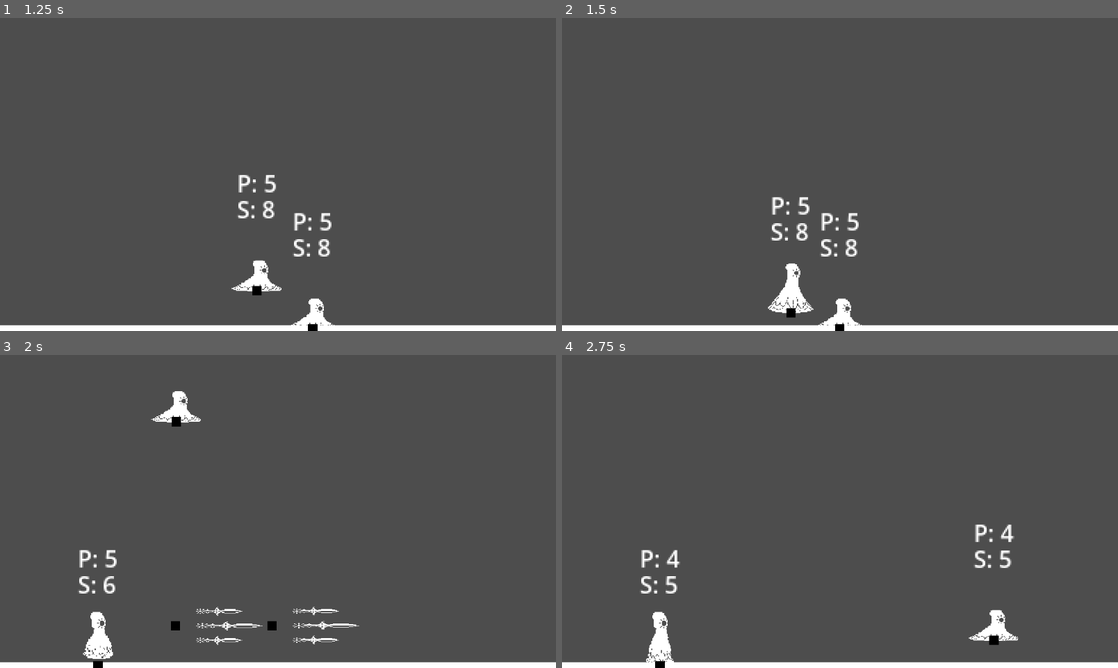
Above: before the commit, frames 1-4 (two rows, left to right).
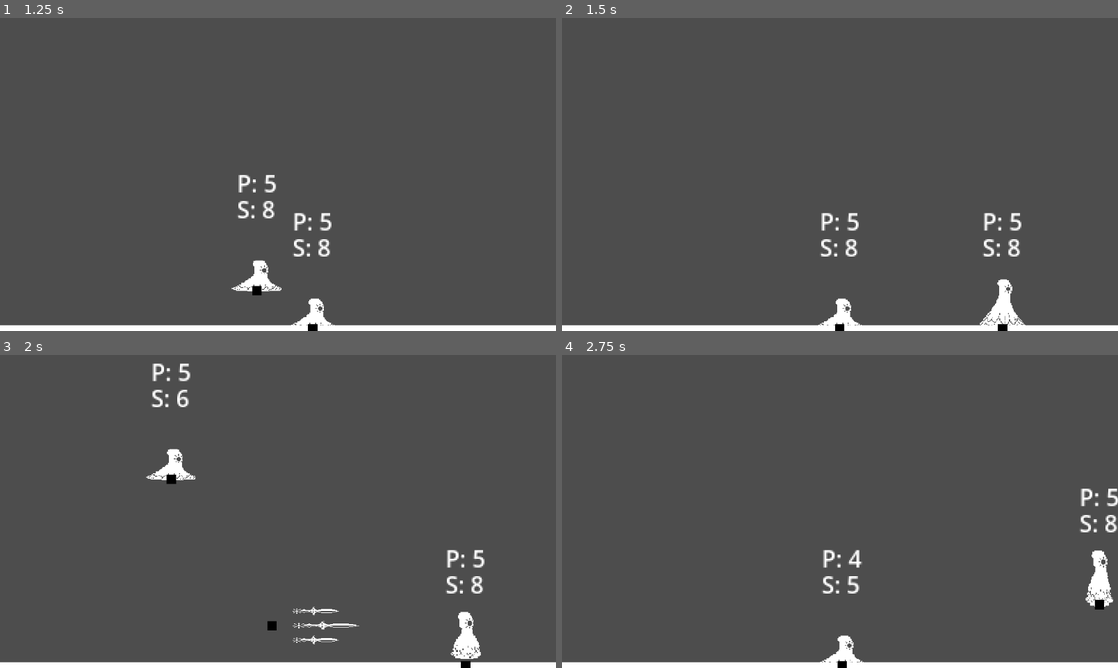
Above: after the commit, the same moments.

Repository: Hospitalguy101/1-bit-game
Game: Godot game, scene res://Scenes/game.tscn
Same seed, same stepped clock (60 frames per second), same inputs: the game is played once before the commit and once after it.
Inputs:
- Up to frame 1 (1.25 s): tap Enter at 0.5 s; hold Right (move_right) from 0.53 s (still down); hold S (crouch) from 0.53 s (still down); tap W (jump) at 0.77, 1.07 s; tap V (grab) at 0.8 s
- Up to frame 2 (1.5 s): release Right (move_right) at 1.28 s; release S (crouch) at 1.28 s; hold A (move_left) from 1.28 s (still down); tap V (grab) at 1.35 s
- Up to frame 3 (2 s): keep holding A (move_left); tap W (jump) at 1.52, 1.82 s; tap C (heavy_attack) at 1.55 s
- Up to frame 4 (2.75 s): release A (move_left) at 2.03 s; hold Right (move_right) from 2.03 s (still down); hold C (heavy_attack) from 2.03 s (still down); tap Z (light_attack) at 2.3 s

Frame 1 is identical in both runs. In frame 2, 1.9% of the frame differs, in the area x 37-84%, y 57-100%; in frame 3, 3.1%; in frame 4, 3.1%, in the area x 14-100%, y 42-100%.
Error after the commit: Cannot call method 'queue_free' on a null value. (res://Characters/Hitboxes/grabbox.gd:57)

Commit message:
finalized grabbing maybe

Diff:
--- a/Characters/BaseCharacter.gd
+++ b/Characters/BaseCharacter.gd
@@ -42,22 +42,18 @@
 
 
 	#throw controls
-	if grabbing:
+	if grabbing and $Grabbox.enemy:
 		if Input.is_action_pressed("jump"):
-			if id == 0: print($Grabbox.held_body);
-			throw(0);
+			$Grabbox.throw(0);
 			grabbing = false;
 		if Input.is_action_pressed("move_left"):
-			if id == 0: print($Grabbox.held_body);
-			throw(1);
+			$Grabbox.throw(1);
 			grabbing = false;
 		if Input.is_action_pressed("crouch"):
-			if id == 0: print($Grabbox.held_body);
-			throw(2);
+			$Grabbox.throw(2);
 			grabbing = false;
 		if Input.is_action_pressed("move_right"):
-			if id == 0: print($Grabbox.held_body);
-			throw(3);
+			$Grabbox.throw(3);
 			grabbing = false;
 
 	#momvement controls
@@ -86,15 +82,17 @@
 			apply_force(Vector2(0, 1.5*gravity));
 
 func _unhandled_input(event):
-	if !motion_combo:
+	if !motion_combo and controllable:
 		if event.is_action_pressed("light_attack"):
 			light_attack(direction);
 		elif event.is_action_pressed("slash_attack"):
+			print(direction.y)
 			slash_attack(direction);
 		elif event.is_action_pressed("heavy_attack"):
 			heavy_attack(direction);
 		elif event.is_action_pressed("grab"):
-			grab();
+			$Grabbox.grab();
+			grabbing = true;
 
 		if event.is_action_released("light_attack"):
 			release_light_attack();
@@ -121,32 +119,12 @@
 func release_heavy_attack():
 	pass;
 
-func grab():
-	if $Grabbox.enemy != null and $Grabbox/Cooldown.is_stopped():
-		$Grabbox.enemy.is_grabbed = true;
-		$Grabbox/CollisionShape2D.disabled = false;
-		$Grabbox/GrabTimer.start(5);
-		if !$Grabbox.held_body: $Grabbox.held_body = $Grabbox.enemy;
-		grabbing = true
 
-#0 = up, 1 = left, 2 = right, 3 = down
-func throw(direction):
-	if id == 0: print($Grabbox.held_body)
-	$Grabbox/GrabTimer.stop();
-	$Grabbox.held_body.is_grabbed = false;
-	$Grabbox/Cooldown.start(.5);
-	match direction:
-		0: $Grabbox.held_body.set_axis_velocity($Grabbox.up_traj);
-		1: $Grabbox.held_body.set_axis_velocity($Grabbox.left_traj);
-		2: $Grabbox.held_body.set_axis_velocity($Grabbox.down_traj);
-		3: $Grabbox.held_body.set_axis_velocity($Grabbox.right_traj);
-	$Grabbox.held_body = null;
 
 func progress_combo():
 	special_step += 1;
 	$InputTimer.stop();
 	$InputTimer.start(.3);
-	print(special_step)
 
 func _on_input_timer_timeout():
 	motion_combo = false;
--- a/Characters/Hitboxes/grabbox.gd
+++ b/Characters/Hitboxes/grabbox.gd
@@ -1,13 +1,14 @@
 extends Area2D
 
 var enemy = null;
+var active = false;
+
+@export var command_grab = false;
 
 @export var up_traj = Vector2.ZERO;
 @export var left_traj = Vector2.ZERO;
 @export var down_traj = Vector2.ZERO;
 @export var right_traj = Vector2.ZERO;
-
-var held_body;
 
 # Called when the node enters the scene tree for the first time.
 func _ready():
@@ -16,11 +17,44 @@
 
 # Called every frame. 'delta' is the elapsed time since the previous frame.
 func _process(delta):
-	#if get_parent().id == 0: print(held_body)
-	if held_body:
-		held_body.position = global_position;
-		held_body.sleeping = true;
-		if held_body.get_linear_velocity() != Vector2.ZERO: held_body.set_linear_velocity(Vector2.ZERO)
+	if active:
+		if command_grab: enemy.position = get_node("/root/Game/GrabPointNode").position + Vector2(0, -10);
+		else: enemy.position = get_node("/root/Game/GrabPointNode").position;
+		enemy.sleeping = true;
+		if enemy.get_linear_velocity() != Vector2.ZERO: enemy.set_linear_velocity(Vector2.ZERO)
+
+
+func grab():
+	print("grabx")
+	if enemy and $Cooldown.is_stopped():
+		active = true;
+		#if command grab, only use the current portal
+		if command_grab and get_parent().get_parent().get_parent().currPortal != get_parent():
+			return;
+		#create a node2d at the grab point to prevent both players from flying off screen
+		if !get_node_or_null("/root/Game/GrabPointNode"):
+			var node = Node2D.new();
+			node.name = "GrabPointNode";
+			node.position = global_position;
+			get_node("/root/Game").add_child(node);
+
+		if command_grab: get_parent().top_level = true;
+
+		enemy.is_grabbed = true;
+		$GrabTimer.start(1);
+
+#0 = up, 1 = left, 2 = right, 3 = down
+func throw(direction):
+	$GrabTimer.stop();
+	enemy.is_grabbed = false;
+	$Cooldown.start(.5);
+	match direction:
+		0: enemy.set_axis_velocity(up_traj);
+		1: enemy.set_axis_velocity(left_traj);
+		2: enemy.set_axis_velocity(down_traj);
+		3: enemy.set_axis_velocity(right_traj);
+	active = false;
+	get_node("/root/Game/GrabPointNode").queue_free();
 
 
 func _on_body_entered(body):
@@ -28,11 +62,15 @@
 
 
 func _on_body_exited(body):
-	if body != get_parent(): enemy = null;
+	if body != get_parent() and !active: enemy = null;
 
 
 func _on_grab_timer_timeout():
-	held_body.is_grabbed = false;
-	held_body = null;
+	enemy.is_grabbed = false;
+	active = false;
 	$Cooldown.start(.5);
-	get_parent().grabbing = false;
+	get_node("/root/Game/GrabPointNode").queue_free();
+	if command_grab:
+		get_parent().get_parent().get_parent().grabbing = false;
+	else:
+		get_parent().grabbing = false;
--- a/Characters/Hitboxes/grabbox.tscn
+++ b/Characters/Hitboxes/grabbox.tscn
@@ -9,8 +9,10 @@
 [node name="CollisionShape2D" type="CollisionShape2D" parent="."]
 
 [node name="GrabTimer" type="Timer" parent="."]
+one_shot = true
 
 [node name="Cooldown" type="Timer" parent="."]
+one_shot = true
 
 [connection signal="body_entered" from="." to="." method="_on_body_entered"]
 [connection signal="body_exited" from="." to="." method="_on_body_exited"]
--- a/Characters/Rin/portal.tscn
+++ b/Characters/Rin/portal.tscn
@@ -1,6 +1,7 @@
-[gd_scene load_steps=6 format=3 uid="uid://bhla3lmhp48cb"]
+[gd_scene load_steps=8 format=3 uid="uid://bhla3lmhp48cb"]
 
 [ext_resource type="Script" path="res://Characters/Rin/portal.gd" id="1_2bkot"]
+[ext_resource type="PackedScene" uid="uid://cansug0y4q86t" path="res://Characters/Hitboxes/grabbox.tscn" id="2_7d4q3"]
 
 [sub_resource type="Gradient" id="Gradient_cxx88"]
 
@@ -13,6 +14,9 @@
 
 [sub_resource type="RectangleShape2D" id="RectangleShape2D_cubv5"]
 size = Vector2(20, 1)
+
+[sub_resource type="RectangleShape2D" id="RectangleShape2D_pp1hv"]
+size = Vector2(6, 11)
 
 [node name="Portal" type="CharacterBody2D"]
 collision_layer = 0
@@ -42,5 +46,14 @@
 
 [node name="Swords" type="Node2D" parent="."]
 
+[node name="Grabbox" parent="." instance=ExtResource("2_7d4q3")]
+command_grab = true
+
+[node name="CollisionShape2D" parent="Grabbox" index="0"]
+position = Vector2(0, -7.5)
+shape = SubResource("RectangleShape2D_pp1hv")
+
 [connection signal="timeout" from="Cooldown" to="." method="_on_cooldown_timeout"]
 [connection signal="area_entered" from="ConnectionBox" to="." method="_on_connection_box_area_entered"]
+
+[editable path="Grabbox"]
--- a/Characters/Rin/rin.gd
+++ b/Characters/Rin/rin.gd
@@ -46,7 +46,7 @@
 		#stick tilted down
 		elif direction.y < -Global.DEADZONE:
 			var sword = create_sword(Vector2(-2, 5), Vector2(.5, .2), Vector2(150, 0), 0);
-			sword.initialize(0.2, Vector2(80, -120), -1);
+			sword.initialize(0.1, Vector2(80, -120), -1);
 			use_sword(1);
 
 		#default move
@@ -57,10 +57,12 @@
 
 func slash_attack(direction):
 	#stick down
-	if direction.y < -Global.DEADZONE:
-		pass
-
-	if ready_swords >= 3:
+	if direction.y < -Global.DEADZONE and currPortal:
+		print("B")
+		currPortal.get_node("Grabbox").grab();
+		currPortal.use_portal();
+
+	elif ready_swords >= 3:
 		#stick right
 		if direction.x > Global.DEADZONE:
 			var sword = create_sword(currPortal.position + Vector2(-5, 5), Vector2(.35, .2), Vector2(1, -1)*150, -PI/4);
@@ -232,38 +234,65 @@
 func _unhandled_input(event):
 	if !motion_combo:
 		#hard down, special 1 and 2
-		if direction.x > -Global.DEADZONE and direction.x < Global.DEADZONE and direction.y < -Global.DEADZONE:
+		if event is InputEventJoypadMotion and direction.x > -Global.DEADZONE and direction.x < Global.DEADZONE and direction.y < -Global.DEADZONE:
 			special_step = 0;
 			current_special = 1;
 			motion_combo = true;
 			progress_combo()
+		#hard right, wspecial 3
+		elif event is InputEventJoypadMotion and direction.x > Global.DEADZONE and direction.y > -Global.DEADZONE and direction.y < Global.DEADZONE:
+			special_step = 0;
+			current_special = 3;
+			motion_combo = true;
+			progress_combo();
 	else:
 		match special_step:
 			1:
 				if current_special == 1:
 					#down left, special 1
-					if direction.x < -Global.DEADZONE and direction.y < -Global.DEADZONE:
+					if event is InputEventJoypadMotion and direction.x < -Global.DEADZONE and direction.y < -Global.DEADZONE:
 						progress_combo();
 					#down right, special 2
-					elif direction.x > Global.DEADZONE and direction.y < -Global.DEADZONE:
+					elif event is InputEventJoypadMotion and direction.x > Global.DEADZONE and direction.y < -Global.DEADZONE:
 						current_special = 2;
 						progress_combo();
 					elif event is InputEventJoypadButton or event is InputEventKey:
 						motion_combo = false;
+						print("end")
+						super._unhandled_input(event);
+
+				if current_special == 3:
+					#down right
+					if event is InputEventJoypadMotion and direction.x > Global.DEADZONE and direction.y < -Global.DEADZONE:
+						current_special = 2;
+						progress_combo();
+					elif event is InputEventJoypadButton or event is InputEventKey:
+						motion_combo = false;
+						super._unhandled_input(event);
 			2:
 				if current_special == 1:
 					#hard left
-					if direction.x < -Global.DEADZONE and direction.y > -Global.DEADZONE and direction.y < Global.DEADZONE:
-						progress_combo();
-					elif event is InputEventJoypadButton or event is InputEventKey:
-						motion_combo = false;
+					if event is InputEventJoypadMotion and direction.x < -Global.DEADZONE and direction.y > -Global.DEADZONE and direction.y < Global.DEADZONE:
+						progress_combo();
+					elif event is InputEventJoypadButton or event is InputEventKey:
+						motion_combo = false;
+						super._unhandled_input(event);
 
 				if current_special == 2:
 					#hard right
-					if direction.x > Global.DEADZONE and direction.y > -Global.DEADZONE and direction.y < Global.DEADZONE:
-						progress_combo();
-					elif event is InputEventJoypadButton or event is InputEventKey:
-						motion_combo = false;
+					if event is InputEventJoypadMotion and direction.x > Global.DEADZONE and direction.y > -Global.DEADZONE and direction.y < Global.DEADZONE:
+						progress_combo();
+					elif event is InputEventJoypadButton or event is InputEventKey:
+						motion_combo = false;
+						super._unhandled_input(event);
+
+				if current_special == 3:
+					#hard down
+					if event is InputEventJoypadMotion and direction.x > -Global.DEADZONE and direction.x < Global.DEADZONE and direction.y < -Global.DEADZONE:
+						progress_combo()
+					elif event is InputEventJoypadButton or event is InputEventKey:
+						motion_combo = false;
+						super._unhandled_input(event);
 			3:
 				if current_special == 1:
 					if Input.is_action_pressed("light_attack"):
@@ -272,28 +301,89 @@
 						special1(1);
 					elif event is InputEventJoypadButton or event is InputEventKey:
 						motion_combo = false;
+						super._unhandled_input(event);
 
 				if current_special == 2:
 					#no direction
-					if direction.x > -Global.DEADZONE and direction.x < Global.DEADZONE and direction.y < Global.DEADZONE and direction.y > -Global.DEADZONE:
-						progress_combo();
-					elif event is InputEventJoypadButton or event is InputEventKey:
-						motion_combo = false;
+					if event is InputEventJoypadMotion and direction.x > -Global.DEADZONE and direction.x < Global.DEADZONE and direction.y < Global.DEADZONE and direction.y > -Global.DEADZONE:
+						progress_combo();
+					elif event is InputEventJoypadButton or event is InputEventKey:
+						motion_combo = false;
+						super._unhandled_input(event);
+
+				if current_special == 3:
+					#down left
+					if event is InputEventJoypadMotion and direction.x < -Global.DEADZONE and direction.y < -Global.DEADZONE:
+						progress_combo();
+					elif event is InputEventJoypadButton or event is InputEventKey:
+						motion_combo = false;
+						super._unhandled_input(event);
 			4:
 				if current_special == 2:
 					#hard right
-					if direction.x > Global.DEADZONE and direction.y > -Global.DEADZONE and direction.y < Global.DEADZONE:
-						progress_combo();
-					elif event is InputEventJoypadButton or event is InputEventKey:
-						motion_combo = false;
+					if event is InputEventJoypadMotion and direction.x > Global.DEADZONE and direction.y > -Global.DEADZONE and direction.y < Global.DEADZONE:
+						progress_combo();
+					elif event is InputEventJoypadButton or event is InputEventKey:
+						motion_combo = false;
+						super._unhandled_input(event);
+
+				if current_special == 3:
+					#hard left
+					if event is InputEventJoypadMotion and direction.x < -Global.DEADZONE and direction.y > -Global.DEADZONE and direction.y < Global.DEADZONE:
+						progress_combo();
+					elif event is InputEventJoypadButton or event is InputEventKey:
+						motion_combo = false;
+						super._unhandled_input(event);
 			5:
 				if current_special == 2:
 					if Input.is_action_pressed("slash_attack"):
 						special2();
-
-					elif event is InputEventJoypadButton or event is InputEventKey:
-						motion_combo = false;
-
+					elif event is InputEventJoypadButton or event is InputEventKey:
+						motion_combo = false;
+						super._unhandled_input(event);
+
+				if current_special == 3:
+					#up left
+					if event is InputEventJoypadMotion and direction.x < -Global.DEADZONE and direction.y > Global.DEADZONE:
+						progress_combo();
+					elif event is InputEventJoypadButton or event is InputEventKey:
+						motion_combo = false;
+						super._unhandled_input(event);
+			6:
+				#hard down
+				if event is InputEventJoypadMotion and direction.x > -Global.DEADZONE and direction.x < Global.DEADZONE and direction.y > Global.DEADZONE:
+					progress_combo()
+				elif event is InputEventJoypadButton or event is InputEventKey:
+					motion_combo = false;
+					super._unhandled_input(event);
+			7:
+				#up right
+				if event is InputEventJoypadMotion and direction.x > Global.DEADZONE and direction.y > Global.DEADZONE:
+					progress_combo();
+				elif event is InputEventJoypadButton or event is InputEventKey:
+					motion_combo = false;
+					super._unhandled_input(event);
+			8:
+				#hard right
+				if event is InputEventJoypadMotion and direction.x > Global.DEADZONE and direction.y > -Global.DEADZONE and direction.y < Global.DEADZONE:
+					progress_combo();
+				elif event is InputEventJoypadButton or event is InputEventKey:
+					motion_combo = false;
+					super._unhandled_input(event);
+			9:
+				if Input.is_action_pressed("heavy_attack"):
+					progress_combo();
+				elif event is InputEventJoypadButton or event is InputEventKey:
+					motion_combo = false;
+					super._unhandled_input(event);
+			10:
+				if Input.is_action_pressed("slash_attack"):
+					progress_combo();
+				elif event is InputEventJoypadButton or event is InputEventKey:
+					motion_combo = false;
+					super._unhandled_input(event);
+
+	print(motion_combo)
 	super._unhandled_input(event);
 	if special_step == 0: motion_combo = false;
 
@@ -323,7 +413,6 @@
 func rotate_point(point, angle):
 	var newX = point.x*cos(angle) - point.y*sin(angle);
 	var newY = point.y*cos(angle) + point.x*sin(angle);
-	print(Vector2(newX, newY))
 	return Vector2(newX, newY);
 
 
@@ -346,10 +435,10 @@
 		if Input.is_action_just_released("crouch"):
 			animation["parameters/conditions/is_crouching"] = false
 			animation["parameters/conditions/is_not_crouching"] = true
-		if (Input.is_action_just_pressed("jump")):
+		if Input.is_action_just_pressed("jump") and not is_grabbed and not grabbing:
 			animation["parameters/conditions/jump"] = true
 	else:
-		if (Input.is_action_just_pressed("jump") and hasDoubleJump):
+		if Input.is_action_just_pressed("jump") and hasDoubleJump and not is_grabbed and not grabbing:
 			animation["parameters/conditions/jump"] = true
 		else:
 			animation["parameters/conditions/jump"] = false
--- a/Characters/base_character.tscn
+++ b/Characters/base_character.tscn
@@ -26,12 +26,6 @@
 
 [node name="Grabbox" parent="." instance=ExtResource("2_a21f7")]
 
-[node name="GrabTimer" parent="Grabbox" index="1"]
-one_shot = true
-
-[node name="Cooldown" parent="Grabbox" index="2"]
-one_shot = true
-
 [node name="FloorChecker" type="RayCast2D" parent="."]
 target_position = Vector2(0, 32)
 collision_mask = 2
--- a/Scenes/game.tscn
+++ b/Scenes/game.tscn
@@ -19,9 +19,9 @@
 position = Vector2(216, 124)
 lock_rotation = false
 
-[node name="Projectiles" type="Node2D" parent="."]
-
 [node name="Rin2" parent="." instance=ExtResource("2_klfh5")]
 position = Vector2(262, 120)
 id = 1
 controllable = false
+
+[node name="Projectiles" type="Node2D" parent="."]
